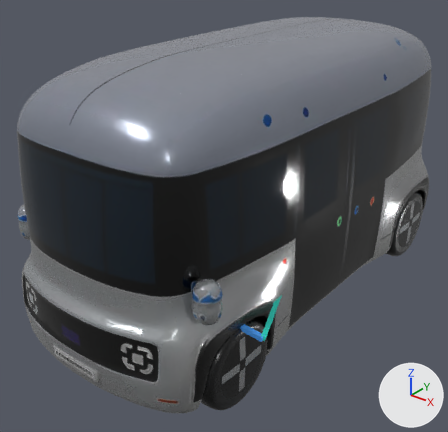
The glTF model apps/pleos_reconfig_studio/lib/assets/roii_reconfig.glb: old version first, new version second.
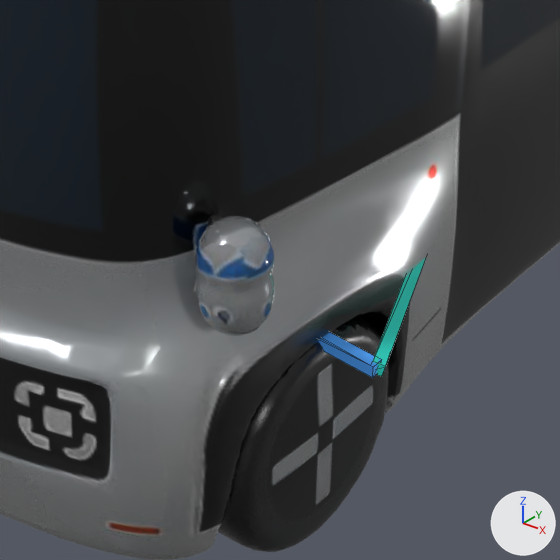
Each version is shown whole from a camera (50 mm lens) standing at (27.7, -39.1, 30.2) and looking at (-1.6, -2.4, 7.5), then close up on the part from 26% to 75% of the width and 45% to 96% of the height. Arrows for +X, +Y and +Z are at lower right; the lights stay in place. The first two pictures are the older version. The close-ups show mesh edges as thin lines. Where no turn or scale is listed for an object, it has been applied to the vertices.

The older version as bpy lines, for what is in view:
```python
me_mesh_108 = bpy.data.meshes.new('Mesh_108')
me_mesh_108.from_pydata(...)  # 19954 vertices, 40000 faces; spans x -9.3..9.1, y -19.9..20.1, z -11.0..10.8
me_mesh_108.materials.append(mat_roii)
me_reconfiglinkabmesh = bpy.data.meshes.new('ReconfigLinkABMesh')
me_reconfiglinkabmesh.from_pydata(...)  # a box spanning x -0.5..0.5, y -0.5..0.5, z -0.5..0.5
me_reconfiglinkabmesh.materials.append(mat_reconfiglinkab)  # blue #50a0f6, glowing dark blue #224b77
me_reconfiglinkzonalmesh = bpy.data.meshes.new('ReconfigLinkZonalMesh')
me_reconfiglinkzonalmesh.from_pydata(...)  # a box spanning x -0.5..0.5, y -0.5..0.5, z -0.5..0.5
me_reconfiglinkzonalmesh.materials.append(mat_reconfiglinkzonal)  # cyan #27c8b8
ob_link_fronta_espab_out = bpy.data.objects.new('Link_FrontA_ESPAB_Out', me_reconfiglinkabmesh)
ob_link_fronta_espab_out.location = (5.0, -13.0, 6.85)
ob_link_fronta_espab_out.rotation_euler = (0.0701, -0.0697, 1.566)  # degrees (4, -4, 90)
ob_link_fronta_espab_out.scale = (0.34, 10.0, 0.34)
ob_link_frontb_espbr_in = bpy.data.objects.new('Link_FrontB_ESPBR_In', me_reconfiglinkzonalmesh)
ob_link_frontb_espbr_in.location = (7.5, -6.75, 6.85)
ob_link_frontb_espbr_in.rotation_euler = (-0.0539, -0.268, -2.747)  # degrees (-3.1, -15, -157)
ob_link_frontb_espbr_in.scale = (0.34, 13.5, 0.34)
ob_textured_meshobj = bpy.data.objects.new('textured_meshobj', me_mesh_108)
ob_textured_meshobj.location = (0.0, 0.0, 11.37)
```
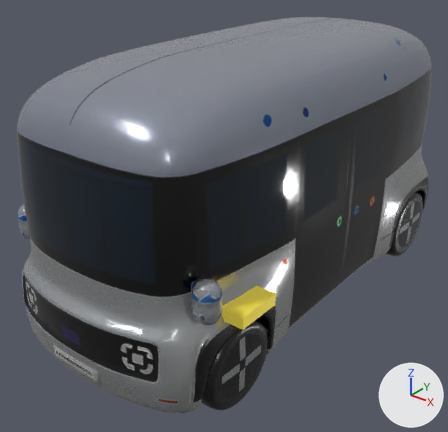
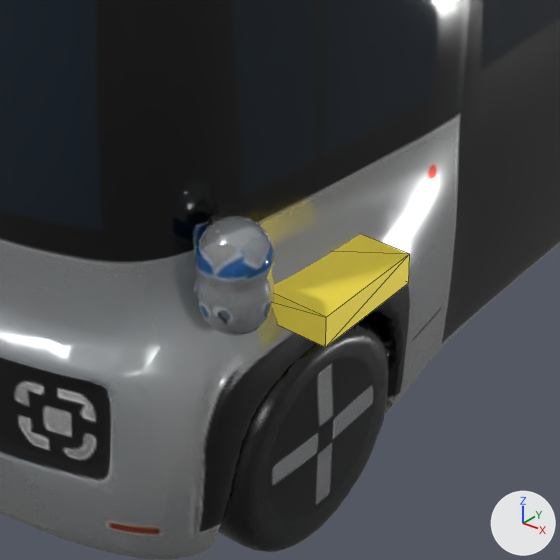
What differs and where, as boxes [x1, y1, x2, y2] in the close-ups (560 x 560 px):
'FrontSwitch_B', added
    after: [272, 234, 410, 347]
'Link_FrontB_ESPBR_In', moved, turned, rescaled (not visible afterwards)
    before: [372, 258, 426, 376]
'Link_FrontA_ESPAB_Out', moved, turned, rescaled (not visible afterwards)
    before: [318, 333, 381, 378]

The change, as a list of edits to the scene's bpy script:
```text
Add mat_frontswitchb:
    mat_frontswitchb = principled_material('FrontSwitchB')
    mat_frontswitchb.base_color = (0.96, 0.78, 0.08)  # yellow #fae550
    mat_frontswitchb.metallic = 0.25
    mat_frontswitchb.roughness = 0.38
    mat_frontswitchb.emission_color = (0.192, 0.156, 0.016)  # dark yellow #796e22
    mat_frontswitchb.emission_strength = 1.0
Add me_frontswitchbmesh:
    me_frontswitchbmesh.from_pydata(...)  # a box spanning x -2.5..2.5, y -1.7..1.7, z -0.42..0.42
    me_frontswitchbmesh.materials.append(mat_frontswitchb)  # yellow #fae550, glowing dark yellow #796e22
Change ob_link_fronta_espab_out:
    ob_link_fronta_espab_out.location: (5.0, -13.0, 6.85) -> (3.6, -13.0, 8.6)
    ob_link_fronta_espab_out.rotation_euler: (0.0701, -0.0697, 1.566) -> (0.0556, -0.0554, 1.568)  # degrees (4, -4, 90) -> degrees (3.2, -3.2, 90)
    ob_link_fronta_espab_out.scale: (0.34, 10.0, 0.34) -> (0.34, 7.21, 0.34)
Change ob_link_frontb_espbr_in:
    ob_link_frontb_espbr_in.location: (7.5, -6.75, 6.85) -> (6.1, -6.75, 7.8)
    ob_link_frontb_espbr_in.rotation_euler: (-0.0539, -0.268, -2.747) -> (0.171, 0.984, -2.825)  # degrees (-3.1, -15, -157) -> degrees (10, 56, -162)
    ob_link_frontb_espbr_in.scale: (0.34, 13.5, 0.34) -> (0.34, 12.7, 0.34)
Add ob_frontswitch_b:
    ob_frontswitch_b = bpy.data.objects.new('FrontSwitch_B', me_frontswitchbmesh)
    ob_frontswitch_b.location = (7.2, -13.0, 8.4)
```
